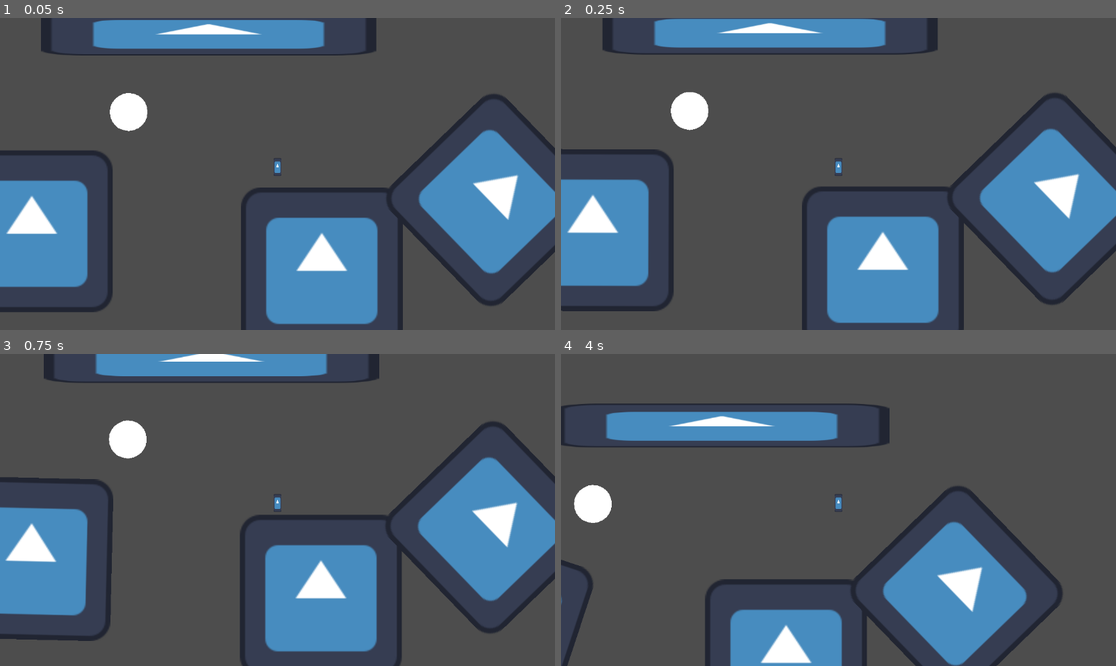
Above: before the commit, frames 1-4 (two rows, left to right).
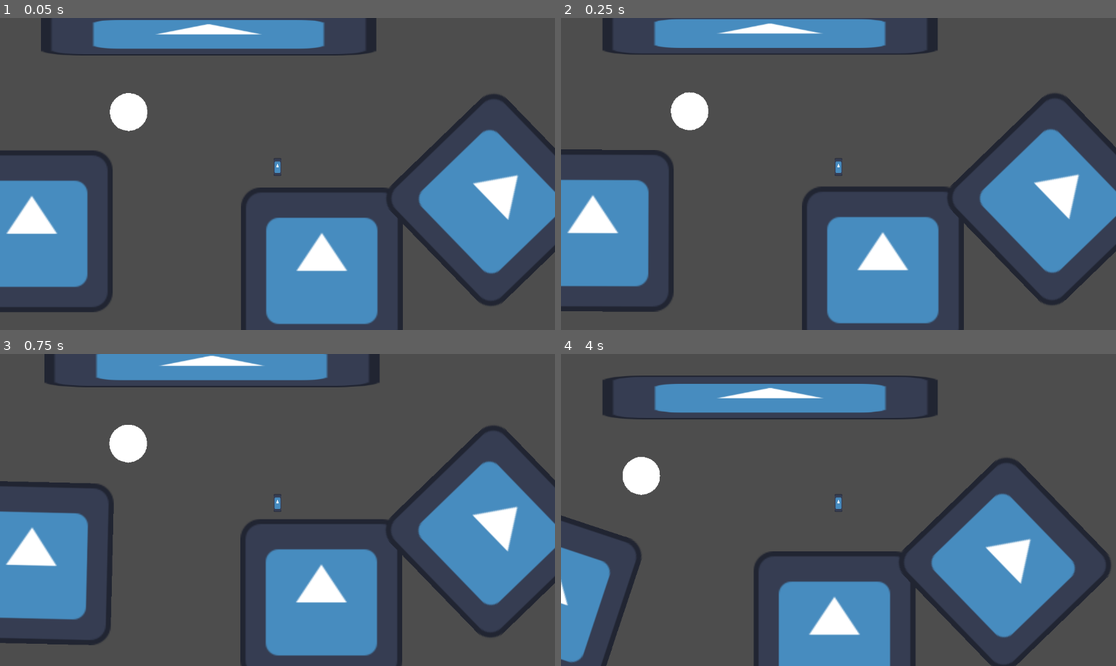
Above: after the commit, the same moments.

Repository: DeniZka/gravity_test
Game: Godot game, scene res://scene.tscn
The game is run twice, just before and just after one commit, with the same random seed, the same clock (stepped at 60 frames per second) and the same inputs. The engine's default icon, where the game draws it, is replaced by a stand-in: a white triangle on a blue panel in a dark square.
Inputs:
- Up to frame 1 (0.05 s): no input
- Up to frame 2 (0.25 s): no input
- Up to frame 3 (0.75 s): hold D (forward) from 0.53 s (still down); hold Space (force) from 0.53 s (still down)
- Up to frame 4 (4 s): release D (forward) at 1.28 s; release Space (force) at 1.28 s; hold A (backward) 1.28-2.03 s; tap Space (force) at 1.35, 2.85 s; hold Space (force) 2.03-2.78 s; hold D (forward) 2.03-3.53 s; hold A (backward) from 3.53 s (still down); hold Space (force) from 3.53 s (still down)

Frame 1 is identical in both runs. In frame 2, 0.8% of the frame differs, in the area x 0-99%, y 0-98%; in frame 3, 8.0%; in frame 4, 31%, in the area x 0-100%, y 6-100%.
Error before the commit: Attempt to call function 'get_collision_count' in base 'null instance' on a null instance. (res://Unit.gd:60)

Commit message:
works

Diff:
--- a/Unit.gd
+++ b/Unit.gd
@@ -13,8 +13,8 @@
 
 const MAX_SHAPE_CAST_MISS_TIME = 2
 var shape_cast_found_times = 0
-var shape_cast_not_foun_times = 0 #количество раз когда каст промахнулся
 var shape_cast_step: float = 1.0
+var multiplier: int = 1
 
 
 var stay_same_state_times = 0
@@ -23,7 +23,7 @@
 var last_collider: CollisionObject2D = null
 var actual_collider: CollisionObject2D = null
 
-var last_time_collided: bool = false
+var was_collided: bool = false
 # Called when the node enters the scene tree for the first time.
 func _ready() -> void:
 	super._ready()
@@ -52,17 +52,9 @@
 
 	last_collider = actual_collider
 	if caster.is_colliding():
-		#сброс промахов
-		shape_cast_not_foun_times = 0
-		if not last_time_collided:
-			shape_cast_step = 1.0
-		#
-		var coll_cnt = $ShapeCast2D.get_collision_count()
-
 		#swap planet via picker
-		actual_collider = $ShapeCast2D.get_collider(0)
+		actual_collider = caster.get_collider(0)
 		if last_collider != actual_collider:
-			print("Swapt collider")
 			var global_outer = get_picker_global()
 			picker.reparent(actual_collider, false)
 			set_picker_global(global_outer)
@@ -72,30 +64,28 @@
 		var dangle = (surface_normal * -1.0).angle()
 		gravity_vector_rotation = -PI/2 + dangle
 
-		#if was not collision before
-		shape_cast_found_times += 1
-		if shape_cast_found_times >= MAX_SHAPE_CAST_MISS_TIME:
-			shape_cast_step += shape_cast_step
-			shape_cast_found_times = 0
-		shape_cast_increment = -shape_cast_step
-
-		last_time_collided = true
+		#сброс промахов
+		if not was_collided:
+			was_collided = true
+			stay_same_state_times = 0
+			shape_cast_step = 1.0
+			multiplier = -1
 	else:
 		#reset found times
-		shape_cast_found_times = 0
-		if last_time_collided:
+		if was_collided:
+			was_collided = false
 			stay_same_state_times = 0
 			shape_cast_step = 1.0
+			multiplier = 1
 
-		shape_cast_not_foun_times += 1
-		if shape_cast_not_foun_times >= MAX_SHAPE_CAST_MISS_TIME:
-			shape_cast_step += shape_cast_step
-			stay_same_state_times = 0
-			shape_cast_not_foun_times = 0
-		shape_cast_increment = shape_cast_step
-		last_time_collided = false
+	if stay_same_state_times >= MAX_SHAPE_CAST_MISS_TIME:
+		shape_cast_step += shape_cast_step
+		stay_same_state_times = 0
+	(caster.shape as CircleShape2D).radius += shape_cast_step * multiplier
+	stay_same_state_times += 1
 
-	size_shape_cast()
+
+
 
 func _input(event: InputEvent) -> void:
 	if event.is_action_pressed("forward"):
--- a/scene.tscn
+++ b/scene.tscn
@@ -20,6 +20,21 @@
 
 [sub_resource type="RectangleShape2D" id="RectangleShape2D_m7jmp"]
 size = Vector2(695.5, 91)
+
+[sub_resource type="Animation" id="Animation_m7jmp"]
+length = 0.001
+tracks/0/type = "value"
+tracks/0/imported = false
+tracks/0/enabled = true
+tracks/0/path = NodePath("RigidBody2D:linear_velocity")
+tracks/0/interp = 1
+tracks/0/loop_wrap = true
+tracks/0/keys = {
+"times": PackedFloat32Array(0),
+"transitions": PackedFloat32Array(1),
+"update": 0,
+"values": [Vector2(0, 0)]
+}
 
 [sub_resource type="Animation" id="Animation_u3cyc"]
 resource_name = "plank"
@@ -43,21 +58,6 @@
 "values": [Vector2(0, 0), Vector2(60, 0), Vector2(0, 0), Vector2(-60, 0), Vector2(0, 0)]
 }
 
-[sub_resource type="Animation" id="Animation_m7jmp"]
-length = 0.001
-tracks/0/type = "value"
-tracks/0/imported = false
-tracks/0/enabled = true
-tracks/0/path = NodePath("RigidBody2D:linear_velocity")
-tracks/0/interp = 1
-tracks/0/loop_wrap = true
-tracks/0/keys = {
-"times": PackedFloat32Array(0),
-"transitions": PackedFloat32Array(1),
-"update": 0,
-"values": [Vector2(0, 0)]
-}
-
 [sub_resource type="AnimationLibrary" id="AnimationLibrary_y2354"]
 _data = {
 &"RESET": SubResource("Animation_m7jmp"),
